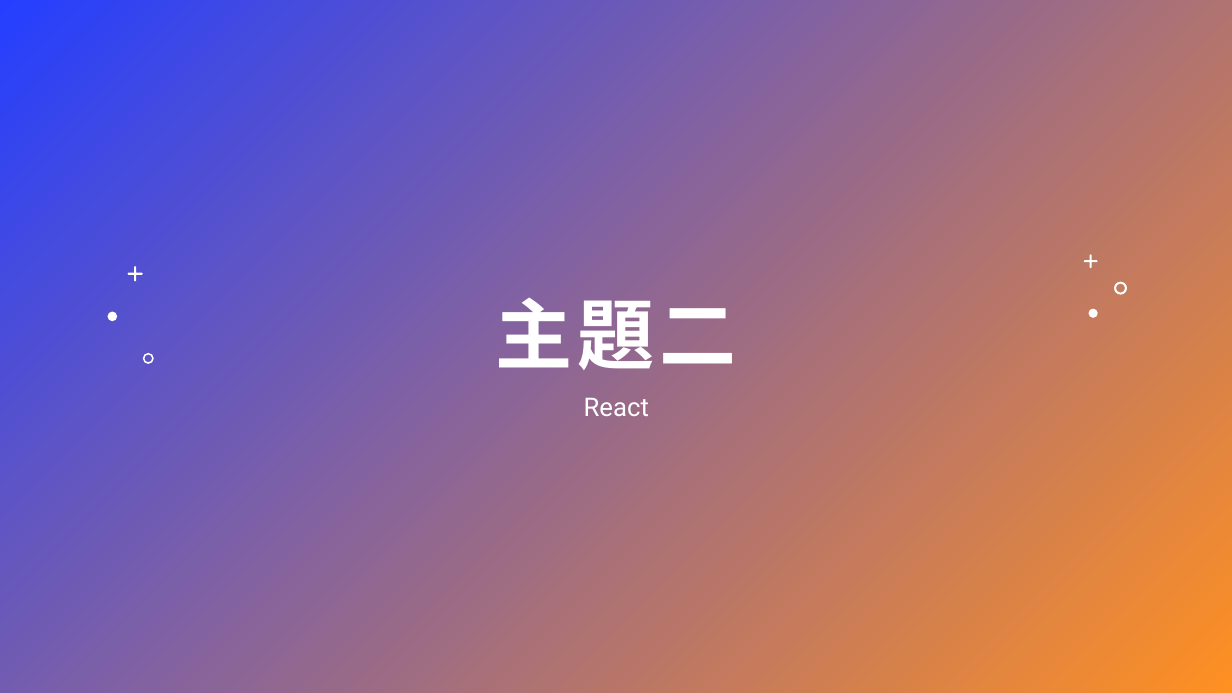
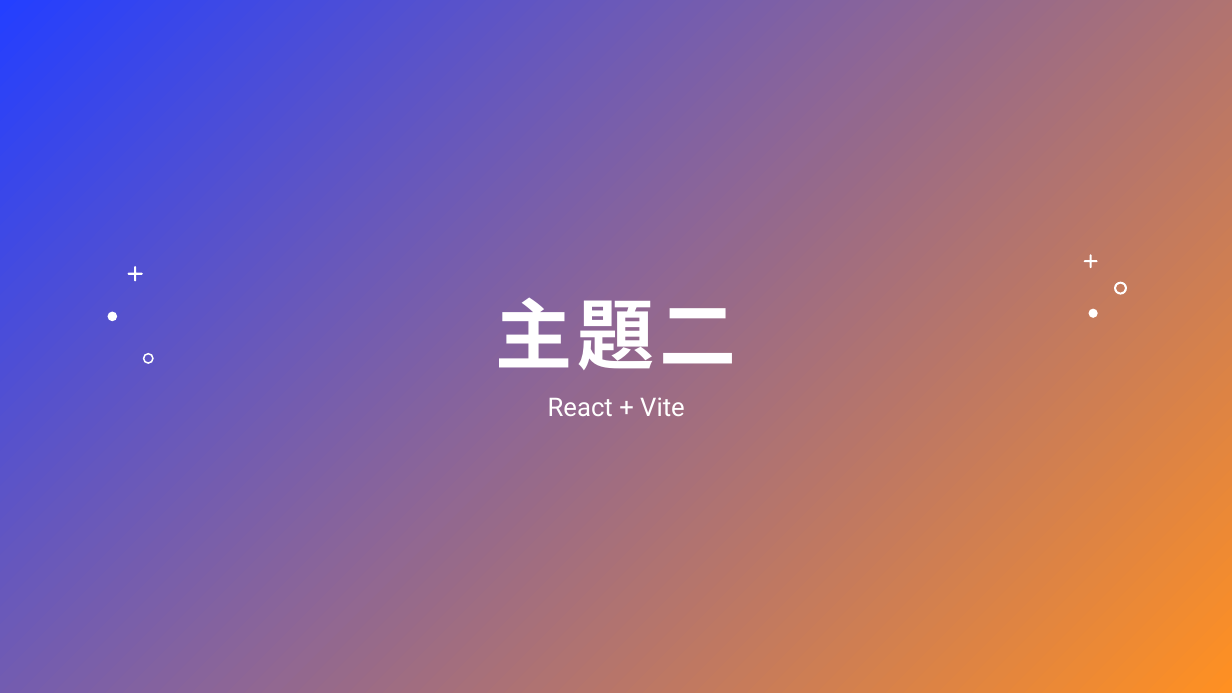
Before and after one commit to one030914/front-end-in-class, a slide deck: slide 7 of week15/report.pptx. Drawn at 1232x693 pixels with LibreOffice and Linux fonts; fonts in the diff are those of the drawing. Boxes give left, top, right and bottom in pixels: in the first picture for what was removed or moved away, otherwise in the second. Text is boxed around its words. In the diff, an @@ line names an element or a change of style, - is before the commit and + after.

```diff
--- a/week15/report.pptx
+++ b/week15/report.pptx
@@ subtitle at [548,397,685,416]: text changed @@
-React
+React + Vite
```
Also in this commit, not shown: 2 other slides changed, 3 slides added, 2 slides removed, 1 other file.
